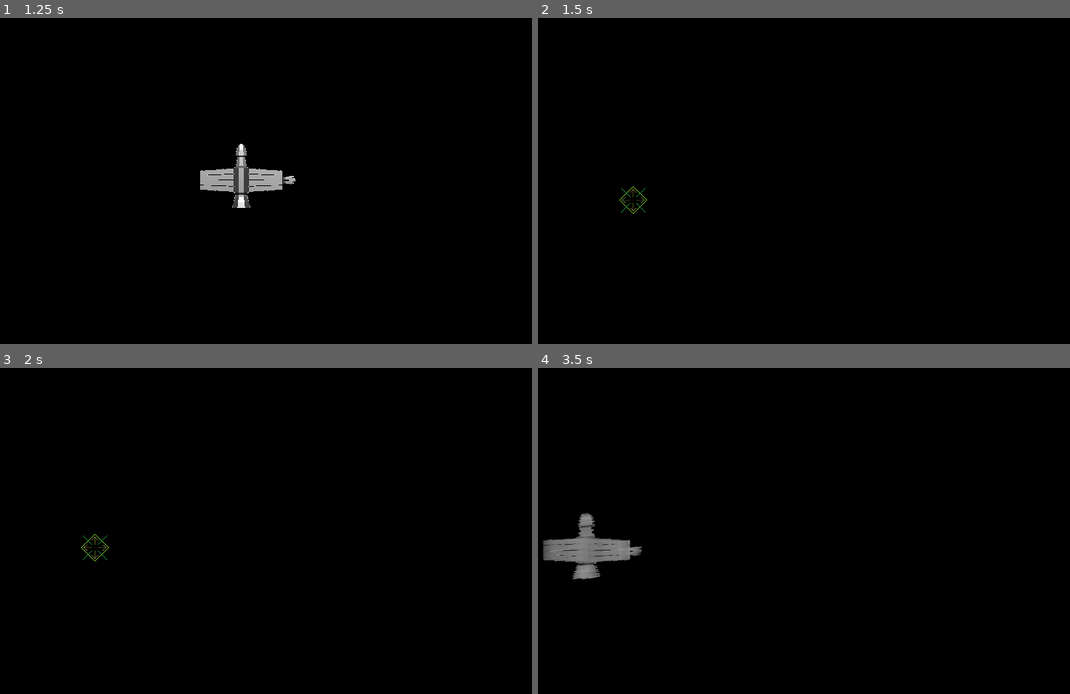
Above: before the commit, frames 1-4 (two rows, left to right).
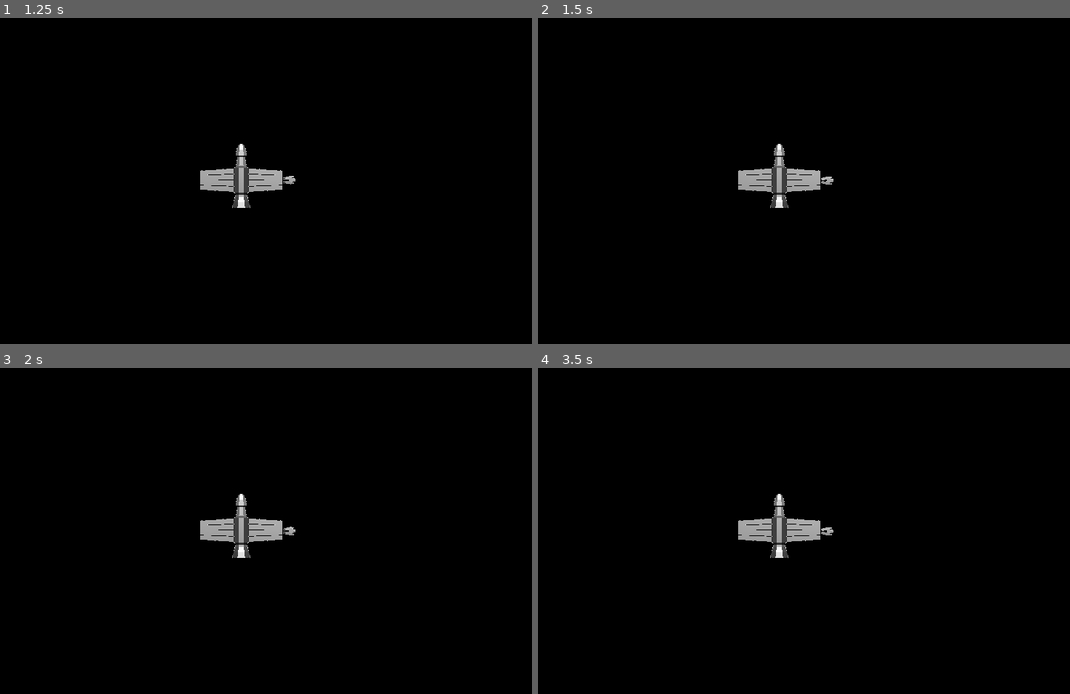
Above: after the commit, the same moments.

Repository: manglemix/spaceweed
Game: Godot game, scene res://test_scenes/Gameplay.tscn
The game is run twice, just before and just after one commit, with the same random seed, the same clock (stepped at 60 frames per second) and the same inputs. This scene is started directly instead of the project's main scene.
Inputs (mouse positions are in pixels of both pictures, inside the frame that each line leads up to):
- Up to frame 1 (1.25 s): move the mouse to (367, 164) at 0.52 s; hold D (move_right) from 0.53 s (still down); hold Middle mouse button (drag_camera) from 0.53 s (still down)
- Up to frame 2 (1.5 s): move the mouse to (660, 197) at 1.27 s; release D (move_right) at 1.28 s; release Middle mouse button (drag_camera) at 1.28 s; hold S (move_down) from 1.28 s (still down); tap Shift (move_fast) at 1.35 s
- Up to frame 3 (2 s): keep holding S (move_down)
- Up to frame 4 (3.5 s): move the mouse to (835, 459) at 2.02 s; release S (move_down) at 2.03 s; hold D (move_right) 2.03-2.78 s; hold Ctrl (move_slow) 2.03-2.78 s; tap Enter at 2.75 s; move the mouse to (750, 596) at 2.77 s; hold W (move_up) from 2.78 s (still down); tap H (recentre) at 2.85 s

Frame 1 is identical in both runs. In frame 2, 1.4% of the frame differs, in the area x 15-56%, y 38-61%; in frame 3, 1.4%; in frame 4, 2.9%, in the area x 0-56%, y 38-65%.

Commit message:
StateMachinet no longer sets processing
That will be left to the state

Diff:
--- a/state_machine/state_machine.gd
+++ b/state_machine/state_machine.gd
@@ -15,7 +15,6 @@
 func _ready():
 	# Set the initial current to the first child node
 	current = get_child(0)
-	current.set_processing(true)
 	current.enter()
 
 
@@ -25,11 +24,9 @@
 		if history.size() > max_history:
 			history.remove(0)
 
-	current.set_processing(false)
 	current.exit()
 
 	current = state
-	current.set_processing(true)
 	current.enter(msg)
 
 
